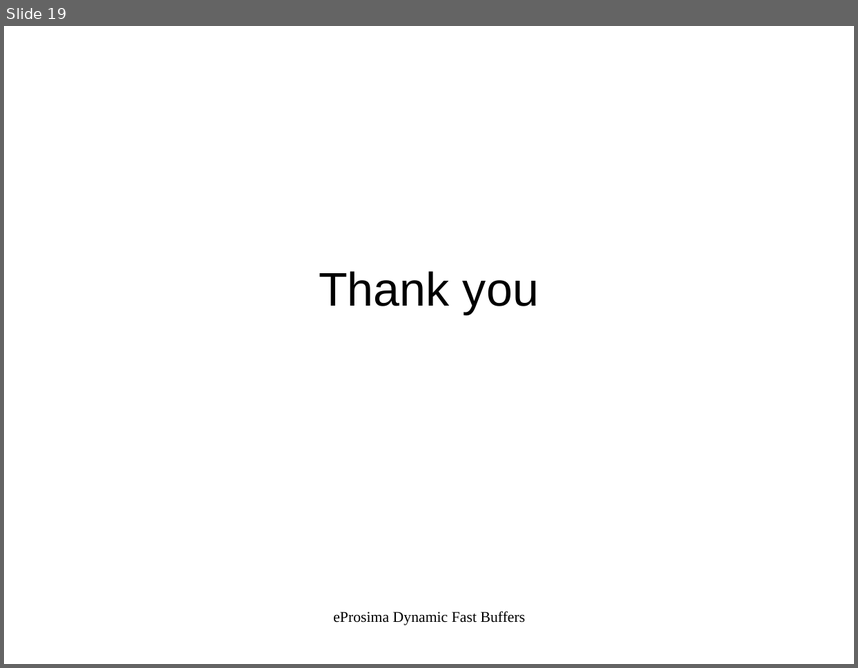
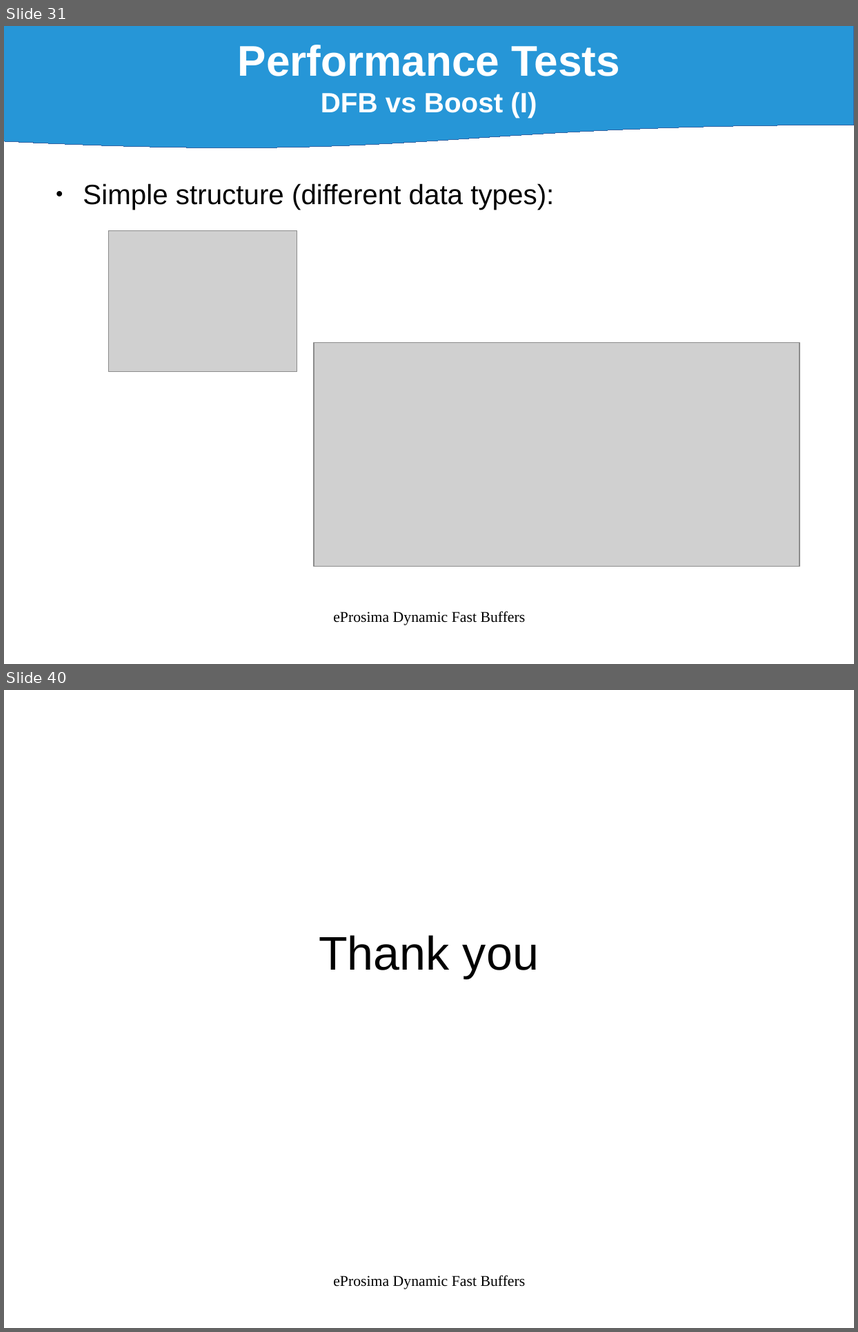
Before and after one commit to eProsima/Dynamic-Fast-Buffers, a slide deck: doc/DynamicFastBuffers_v0.1.odp. Shown one above the other, each under a label of ours: slide 19 before the commit, slides 31 and 40 after it; the slides between them are not shown. The pictures are 858x668 and 858x1332 pixels, drawn with LibreOffice and Linux fonts; fonts in the diff are those of the drawing; grey boxes stand for pictures. Boxes give left, top, right and bottom in pixels: in the first picture for what was removed or moved away, otherwise in the second. Text is boxed around its words. In the diff, an @@ line names an element or a change of style, - is before the commit and + after.

```diff
--- a/doc/DynamicFastBuffers_v0.1.odp
+++ b/doc/DynamicFastBuffers_v0.1.odp
@@ slide 31 added at (x1=4, y1=26, x2=854, y2=664), background #FFFFFF @@
@@ flow chart document added at (x1=4, y1=26, x2=854, y2=150), fill #0084D1 at 85% opacity, outline #3465A4 0 pt, 40 pt, text #FFFFFF, bold @@
+Performance Tests
+DFB vs Boost (I)
@@ text added at (x1=83, y1=183, x2=554, y2=210), 26 pt, text #000000 @@
+● Simple structure (different data types):
@@ picture added at (x1=109, y1=230, x2=297, y2=372) @@
@@ picture added at (x1=314, y1=342, x2=800, y2=566) @@
@@ text added at (x1=333, y1=610, x2=526, y2=625), 14 pt, text #000000 @@
+eProsima Dynamic Fast Buffers
@@ what was slide 19 is now slide 40 @@
```
Also in this commit, not shown: 4 slides changed, 20 other slides added, 8 other files.
